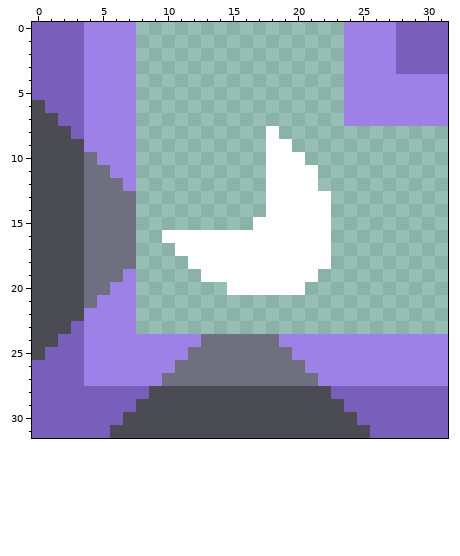
File history of a pixel-art sprite, sprites/blocks/distribution/c02-bounded-conveyor-top-1.png. This is how it looked before the edit.
The file is 32x32 pixels.
Once edited:
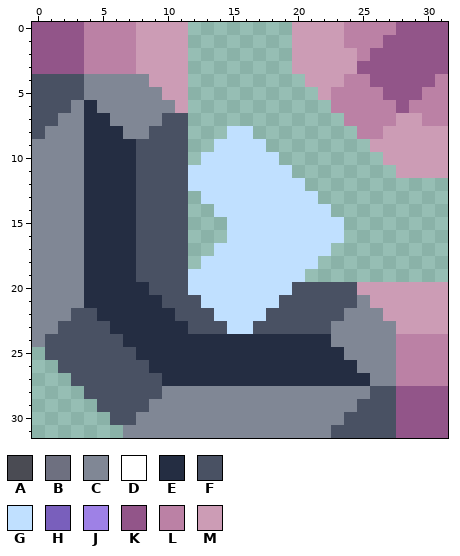
Palette (. is transparent): A #4a4b53  B #6e7080  C #808795  D #ffffff  E #242d42  F #495163  G #c0e0ff  H #795fbc  J #9e81e6  K #925589  L #bb81a5  M #cc9cb5
Difference:
Changed rows in their new state; - is an unchanged pixel.
first column x 0:
 0 KKKKLLLLMMMM--------MMMMLLLLKKKK
 1 KKKKLLLLMMMM--------MMMMLLLKKKKK
 2 KKKKLLLLMMMM--------MMMMMLKKKKKK
 3 KKKKLLLLMMMM--------MMMMMKKKKKKK
 4 FFFFCCCCCMMM---------MMMLLKKKKKL
 5 FFFFCCCCCCMM----------MLLLLKKKLL
 6 FFFCECCCCCCM-----------LLLLLKLLL
 7 FFCCEECCCCFF------------LLLLMMLL
 8 FCCCEEECCFFF---GG-.------LLMMMMM
 9 CCCCEEEEFFFF--GGGG..------MMMMMM
10 CCCCEEEEFFFF-GGGGGG..------MMMMM
11 CCCCEEEEFFFFGGGGGGGG..------MMMM
12 CCCCEEEEFFFFGGGGGGGGG.----------
13 CCCCEEEEFFFF-GGGGGGGGG.---------
14 CCCCEEEEFFFF--GGGGGGGGG---------
15 CCCCEEEEFFFF---GGGGGGGGG--------
16 CCCCEEEEFFFF...GGGGGGGGG--------
17 CCCCEEEEFFFF..GGGGGGGGG---------
18 CCCCEEEEFFFF.GGGGGGGGG.---------
19 CCCCEEEEFFFFGGGGGGGGG.----------
20 CCCCEEEEEFFFGGGGGGGGFFFFFMMMMMMM
21 CCCCEEEEEEFFFGGGGGGFFFFFFCMMMMMM
22 CCCFFEEEEEEFFFGGGGFFFFFFCCCMMMMM
23 CCFFFFEEEEEEFFFGGFFFFFFCCCCCMMMM
24 CFFFFFFEEEEEEEEEEEEEEEECCCCCLLLL
25 .FFFFFFFEEEEEEEEEEEEEEEECCCCLLLL
26 ..FFFFFFFEEEEEEEEEEEEEEEECCCLLLL
27 ...FFFFFFFEEEEEEEEEEEEEEEECCLLLL
28 ....FFFFFFCCCCCCCCCCCCCCCCFFKKKK
29 .....FFFFCCCCCCCCCCCCCCCCFFFKKKK
30 ......FFCCCCCCCCCCCCCCCCFFFFKKKK
31 .......CCCCCCCCCCCCCCCCFFFFFKKKK
Pixel boxes of the changes (left, top, right, bottom) in both pictures:
changed: (32, 22, 448, 438)
